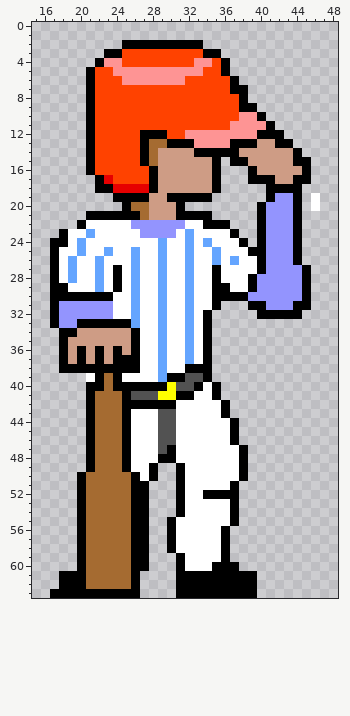
Two states of a pixel-art file, assets/baseballer.aseprite. That is the earlier state.
64x64 pixels, 1 frame. Shown: x 15..48, y 0..63.
New version:
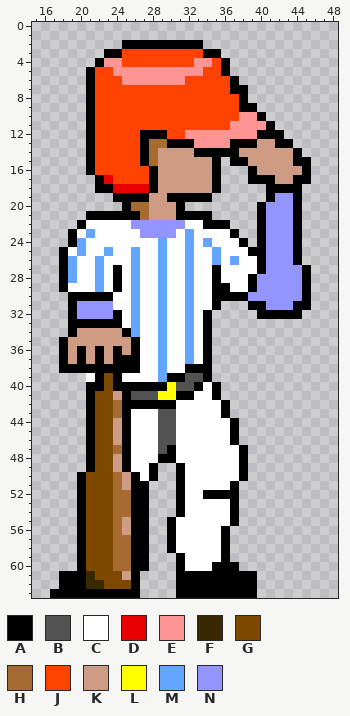
Palette (. is transparent): A #000000  B #525252  C #ffffff  D #e60000  E #fe9494  F #3a2802  G #7d4900  H #a56b31  J #ff4200  K #ce9c85  L #ffff00  M #64a5ff  N #9394fe
Edits made:
{"where": "layer \"Actual\""}
{"y":19,"x":46,"old":"C","new":"."}
{"y":20,"x":46,"old":"C","new":"."}
{"y":23,"x":18,"old":"AC","new":".A"}
{"y":24,"x":17,"old":"AAC","new":"..A"}
{"y":25,"x":17,"old":"AC","new":".A"}
{"y":26,"x":17,"old":"AC","new":".A"}
{"y":27,"x":17,"old":"AC","new":".A"}
{"y":28,"x":17,"old":"AC","new":".A"}
{"y":29,"x":17,"old":"A","new":"."}
{"y":30,"x":17,"old":"AA","new":".."}
{"y":31,"x":17,"old":"ANN","new":"..A"}
{"y":32,"x":17,"old":"ANN","new":"..A"}
{"y":32,"x":24,"old":"C","new":"A"}
{"y":33,"x":17,"old":"ANN","new":"..A"}
{"y":33,"x":25,"old":"A","new":"C"}
{"y":34,"x":18,"old":"A","new":"."}
{"y":34,"x":25,"old":"KA","new":"AM"}
{"y":39,"x":23,"old":"H","new":"G"}
{"y":40,"x":23,"old":"H","new":"G"}
{"y":41,"x":22,"old":"HHH","new":"GGK"}
{"y":42,"x":22,"old":"HH","new":"GG"}
{"y":43,"x":22,"old":"HH","new":"GG"}
{"y":44,"x":22,"old":"HHH","new":"GGK"}
{"y":45,"x":22,"old":"HHH","new":"GGK"}
{"y":46,"x":22,"old":"HHH","new":"GGK"}
{"y":47,"x":22,"old":"HH","new":"GG"}
{"y":48,"x":22,"old":"HHH","new":"GGK"}
{"y":49,"x":22,"old":"HHH","new":"GGK"}
{"y":50,"x":21,"old":"HHH","new":"GGG"}
{"y":50,"x":25,"old":"H","new":"K"}
{"y":51,"x":21,"old":"HHH","new":"GGG"}
{"y":51,"x":25,"old":"H","new":"K"}
{"y":52,"x":21,"old":"HHH","new":"GGG"}
{"y":53,"x":21,"old":"HHH","new":"GGG"}
{"y":54,"x":21,"old":"HHH","new":"GGG"}
{"y":55,"x":21,"old":"HHH","new":"GGG"}
{"y":55,"x":25,"old":"H","new":"K"}
{"y":56,"x":21,"old":"HHH","new":"GGG"}
{"y":56,"x":25,"old":"H","new":"K"}
{"y":57,"x":21,"old":"HHH","new":"GGG"}
{"y":58,"x":21,"old":"HHH","new":"GGG"}
{"y":59,"x":21,"old":"HHH","new":"GGG"}
{"y":60,"x":21,"old":"HHH","new":"GGG"}
{"y":61,"x":21,"old":"HHHHH","new":"FGGGK"}
{"y":62,"x":21,"old":"HHHHH","new":"FFGGG"}
{"label":"erased","picture_box":[311,193,320,211]}
{"label":"changed","picture_box":[50,229,77,337]}
{"label":"changed","picture_box":[113,310,140,337]}
{"label":"changed","picture_box":[86,373,131,589]}
